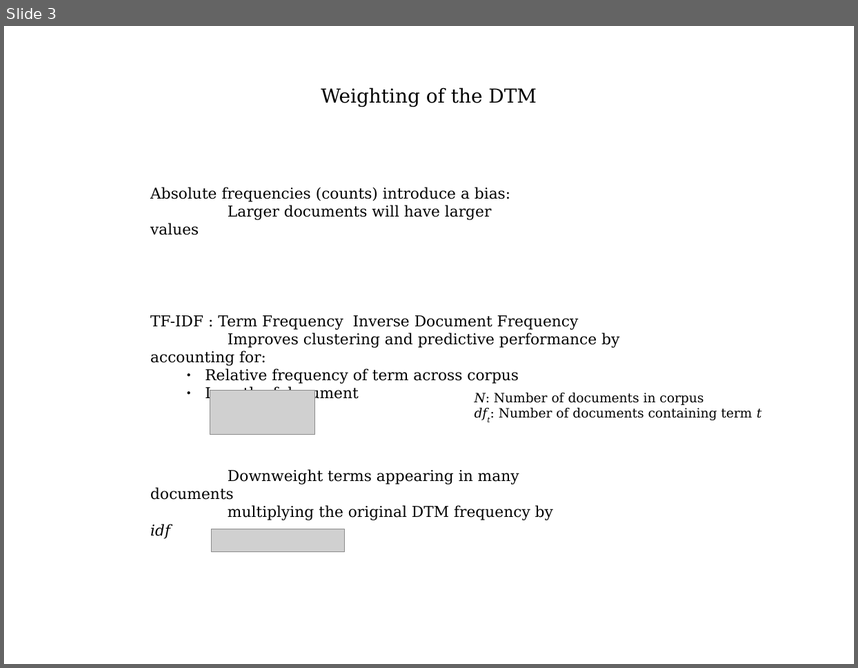
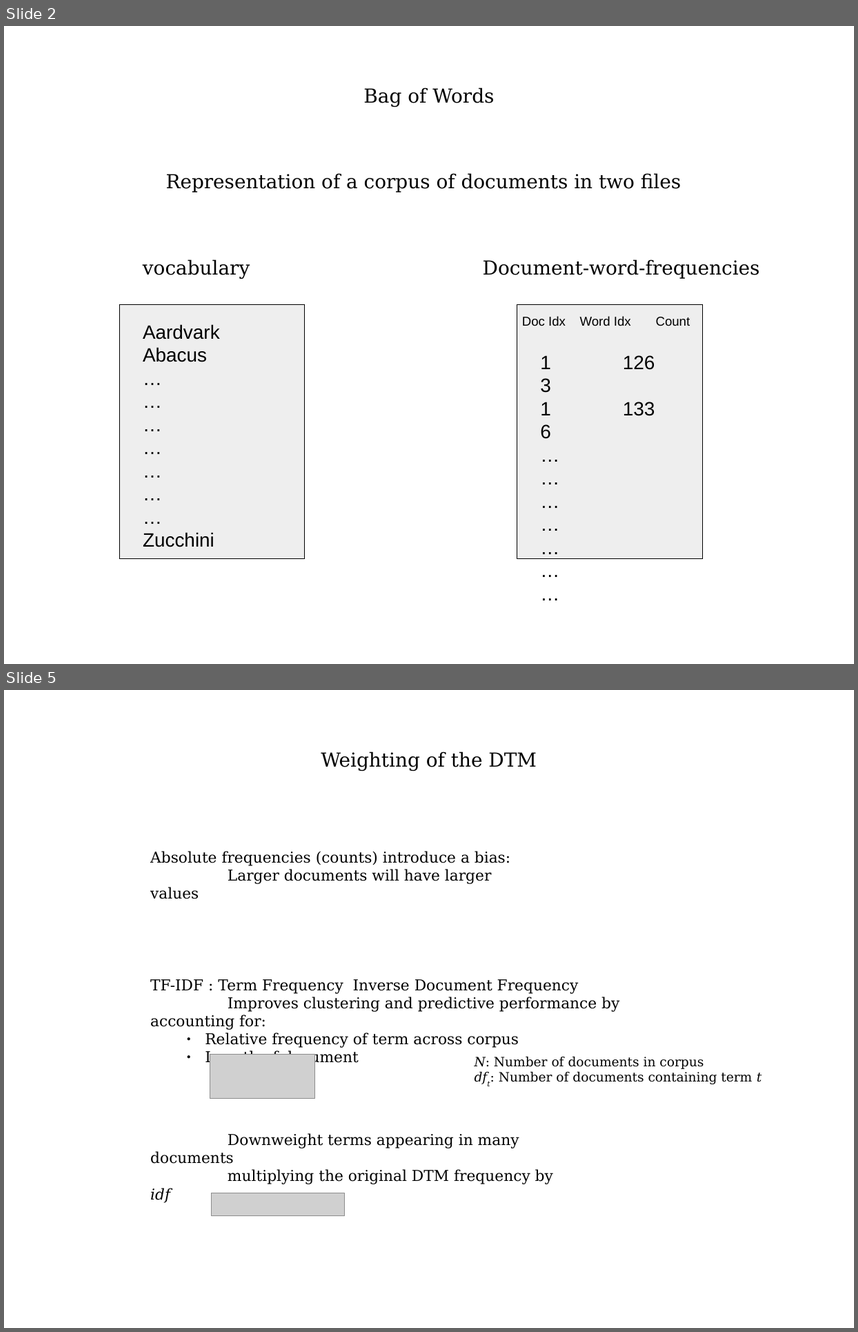
Before and after one commit to vitalv/doc-clustering-topic-modeling, a slide deck: doc-clustering-topic-modeling.odp. Shown one above the other, each under a label of ours: slide 3 before the commit, slides 2 and 5 after it; the slides between them are not shown. The pictures are 858x668 and 858x1332 pixels, drawn with LibreOffice and Linux fonts; fonts in the diff are those of the drawing; grey boxes stand for pictures. Boxes give left, top, right and bottom in pixels: in the first picture for what was removed or moved away, otherwise in the second. Text is boxed around its words. In the diff, an @@ line names an element or a change of style, - is before the commit and + after.

```diff
--- a/doc-clustering-topic-modeling.odp
+++ b/doc-clustering-topic-modeling.odp
@@ slide 2 added at (4, 26, 854, 664), background #FFFFFF @@
@@ text added at (363, 87, 494, 107), 18 pt, text #000000 @@
+Bag of Words
@@ text added at (166, 173, 681, 192), 18 pt, text #000000 @@
+Representation of a corpus of documents in two files
@@ text added at (143, 259, 250, 279), 18 pt, text #000000 @@
+vocabulary
@@ text added at (483, 259, 760, 279), 18 pt, text #000000 @@
+Document-word-frequencies
@@ rectangle added at (120, 305, 305, 559), fill #EEEEEE, outline #000000 0 pt @@
@@ rectangle added at (518, 305, 703, 559), fill #EEEEEE, outline #000000 0 pt @@
@@ text added at (143, 324, 220, 547), 18 pt, text #000000 @@
+Aardvark
+Abacus
+…
+…
+…
+…
+…
+…
+…
+Zucchini
@@ text added at (522, 316, 566, 325), 12 pt, text #000000 @@
+Doc Idx
@@ text added at (580, 316, 631, 325), 12 pt, text #000000 @@
+Word Idx
@@ text added at (656, 316, 691, 325), 12 pt, text #000000 @@
+Count
@@ text added at (540, 355, 655, 416), 18 pt, text #000000 @@
+1 126 3
+1 133 6
+…
+…
+…
+…
+…
+…
+…
@@ what was slide 3 is now slide 5 @@
```
Also in this commit, not shown: 8 slides changed, 1 other slide added, 1 slide removed, 1 other file.
